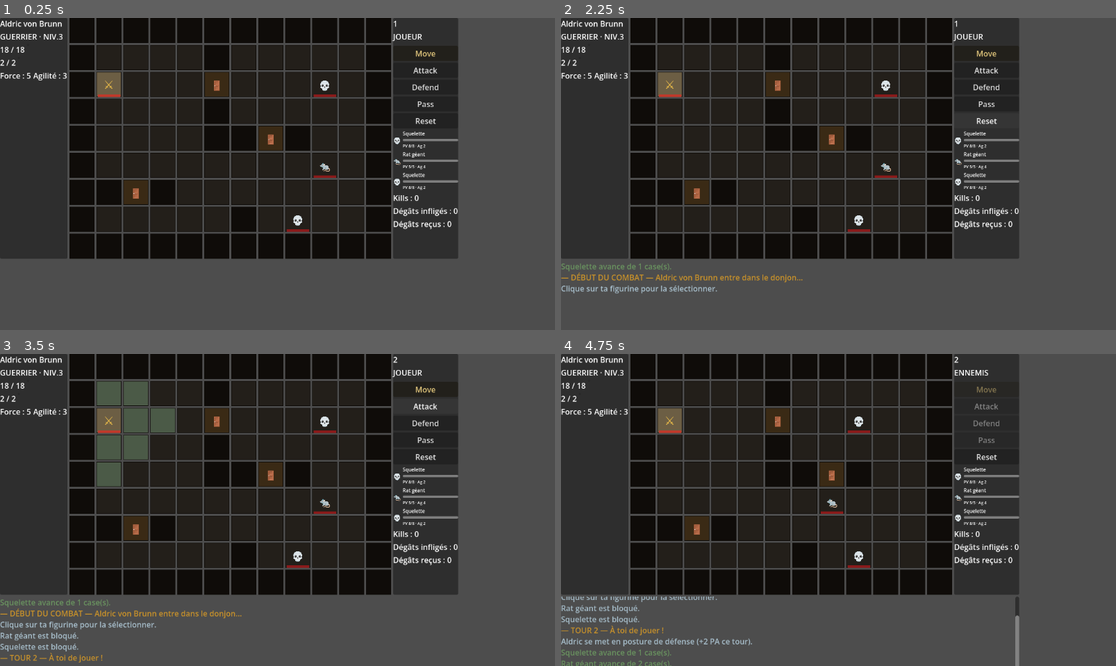
Above: before the commit, frames 1-4 (two rows, left to right).
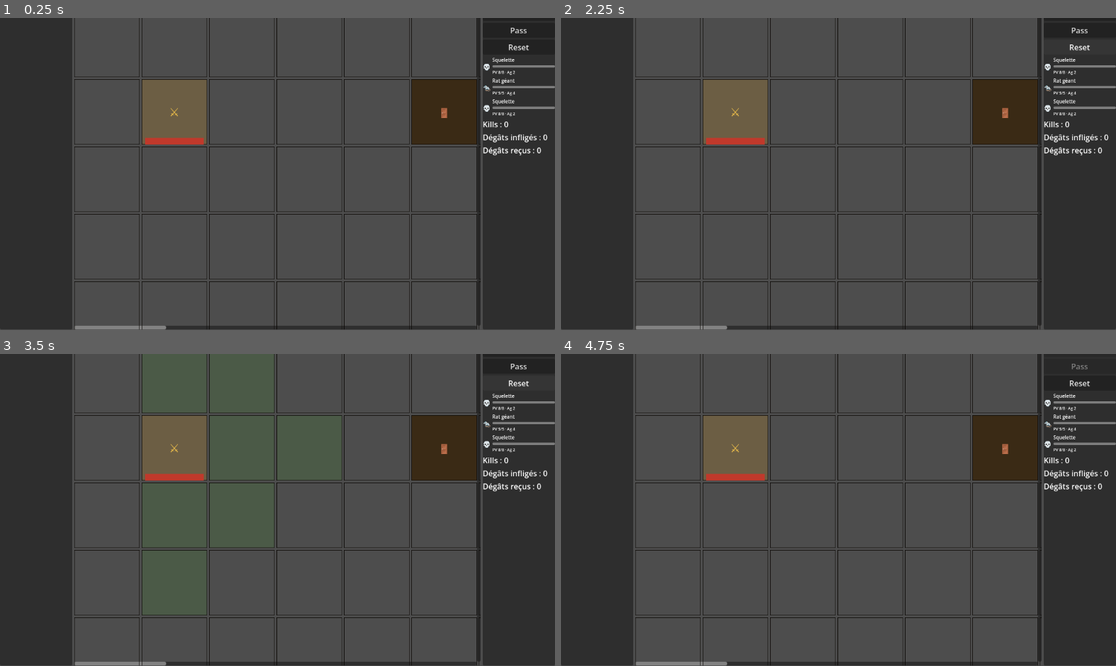
Above: after the commit, the same moments.

Repository: eternel7/telluris
Game: Godot game, scene res://scenes/CombatScene.tscn
Same seed, same stepped clock (60 frames per second), same inputs: the game is played once before the commit and once after it.
Inputs (mouse positions are in pixels of both pictures, inside the frame that each line leads up to):
- Up to frame 1 (0.25 s): no input
- Up to frame 2 (2.25 s): click "Move" (after the commit: "Reset") at 0.5 s; click "Pass" at 1.25 s; click "Reset" at 2 s
- Up to frame 3 (3.5 s): click "Attack" (after the commit: "Reset") at 2.75 s
- Up to frame 4 (4.75 s): click (988, 422) at 3.5 s, where only the run before the commit has a clickable "Defend"; click (1077, 366) at 4.25 s, where only the run after the commit has a clickable "Pass"

The runs differ from the first frame. In frame 1, 66% of the frame differs, in the area x 0-100%, y 0-100%; in frame 2, 66%; in frame 3, 64%; in frame 4, 66%.

Commit message:
battle_map.html

Diff:
--- a/scenes/CombatScene.tscn
+++ b/scenes/CombatScene.tscn
@@ -2,6 +2,8 @@
 
 [ext_resource type="Script" uid="uid://cs1kmp3vad4fn" path="res://scripts/combat_manager.gd" id="1_rx5ct"]
 [ext_resource type="Script" uid="uid://ylnkn6wcaqin" path="res://scripts/grid_renderer.gd" id="2_h7esm"]
+[ext_resource type="Script" uid="uid://c247oyco814x6" path="res://scripts/scroll_control.gd" id="3_42t48"]
+[ext_resource type="Texture2D" uid="uid://1l52lo4vqruj" path="res://ressources/maps/map01.jpg" id="3_h7esm"]
 [ext_resource type="Script" uid="uid://ygdvjm73avj4" path="res://scripts/hud.gd" id="3_yi6w0"]
 
 [node name="CombatScene" type="Node2D" unique_id=1084698163]
@@ -12,8 +14,6 @@
 [node name="GridRenderer" type="Node" parent="." unique_id=553350182]
 script = ExtResource("2_h7esm")
 manager_path = NodePath("../CombatManager")
-
-[node name="Camera2D" type="Camera2D" parent="." unique_id=1888878034]
 
 [node name="UI" type="CanvasLayer" parent="." unique_id=993142017]
 
@@ -51,14 +51,19 @@
 
 [node name="VBoxContainer" type="VBoxContainer" parent="UI" unique_id=2139817565]
 unique_name_in_owner = true
-offset_right = 40.0
-offset_bottom = 40.0
+anchors_preset = 15
+anchor_right = 1.0
+anchor_bottom = 1.0
+grow_horizontal = 2
+grow_vertical = 2
 
 [node name="HBoxLayout" type="HBoxContainer" parent="UI/VBoxContainer" unique_id=1405088573]
 z_index = 4
+custom_minimum_size = Vector2(0, 800)
 layout_mode = 2
 
 [node name="PanelLeft" type="PanelContainer" parent="UI/VBoxContainer/HBoxLayout" unique_id=132905092]
+custom_minimum_size = Vector2(150, 0)
 layout_mode = 2
 
 [node name="VBox" type="VBoxContainer" parent="UI/VBoxContainer/HBoxLayout/PanelLeft" unique_id=1154558008]
@@ -111,16 +116,41 @@
 layout_mode = 2
 text = "lbl_agi"
 
-[node name="GridArea" type="VBoxContainer" parent="UI/VBoxContainer/HBoxLayout" unique_id=264283390]
-layout_mode = 2
-
-[node name="GridContainer" type="GridContainer" parent="UI/VBoxContainer/HBoxLayout/GridArea" unique_id=317834108]
-unique_name_in_owner = true
-layout_mode = 2
+[node name="Scrollview" type="ScrollContainer" parent="UI/VBoxContainer/HBoxLayout" unique_id=621765433]
+custom_minimum_size = Vector2(600, 0)
+layout_mode = 2
+size_flags_horizontal = 3
+follow_focus = true
+scroll_hint_mode = 1
+script = ExtResource("3_42t48")
+
+[node name="Control" type="Control" parent="UI/VBoxContainer/HBoxLayout/Scrollview" unique_id=1703096668]
+clip_contents = true
+custom_minimum_size = Vector2(3780, 5740)
+layout_mode = 2
+size_flags_horizontal = 3
+size_flags_vertical = 3
+
+[node name="TextureRect" type="TextureRect" parent="UI/VBoxContainer/HBoxLayout/Scrollview/Control" unique_id=524172246]
+z_index = 1
+clip_contents = true
+layout_mode = 0
+mouse_filter = 2
+texture = ExtResource("3_h7esm")
+stretch_mode = 2
+
+[node name="GridContainer" type="GridContainer" parent="UI/VBoxContainer/HBoxLayout/Scrollview/Control" unique_id=317834108]
+unique_name_in_owner = true
+z_index = 3
+layout_mode = 0
+size_flags_horizontal = 4
+size_flags_vertical = 4
+localize_numeral_system = false
 accessibility_name = "GridContainer"
-columns = 12
+columns = 20
 
 [node name="PanelRight" type="PanelContainer" parent="UI/VBoxContainer/HBoxLayout" unique_id=1909390207]
+custom_minimum_size = Vector2(150, 0)
 layout_mode = 2
 
 [node name="VBox" type="VBoxContainer" parent="UI/VBoxContainer/HBoxLayout/PanelRight" unique_id=1417900568]
@@ -213,7 +243,7 @@
 unique_name_in_owner = true
 custom_minimum_size = Vector2(0, 150)
 layout_mode = 2
-size_flags_vertical = 8
+size_flags_vertical = 3
 bbcode_enabled = true
 scroll_following = true
 
--- a/scripts/grid_renderer.gd
+++ b/scripts/grid_renderer.gd
@@ -5,7 +5,7 @@
 extends Node
 
 # ── Couleurs (équivalent CSS variables) ──────────────────────
-const C_FLOOR       := Color(0.137, 0.122, 0.102)      # --stone2
+const C_FLOOR       := Color(0.0, 0.0, 0.0, 0.0)      # --stone2
 const C_WALL        := Color(0.059, 0.047, 0.035)      # mur sombre
 const C_DOOR        := Color(0.227, 0.165, 0.082)      # porte fermée
 const C_DOOR_OPEN   := Color(0.184, 0.133, 0.063, 0.6) # porte ouverte
@@ -21,9 +21,9 @@
 const C_HP_ENEMY    := Color(0.545, 0.102, 0.102)      # barre PV ennemi
 const C_HP_BG       := Color(0.067, 0.067, 0.067)      # fond barre PV
 
-const CELL_SIZE     : int = 52
-const COLS          : int = 12
-const ROWS          : int = 9
+const CELL_SIZE     : int = 136
+const COLS          : int = 27
+const ROWS          : int = 41
 
 # ── Références (à assigner depuis la scène) ──────────────────
 @export var manager_path : NodePath
@@ -122,8 +122,6 @@
 			# ── Couleur de fond ──────────────────────────────
 			var bg_color : Color
 			match tile:
-				CombatMap.TILE_WALL:
-					bg_color = C_WALL
 				CombatMap.TILE_DOOR:
 					bg_color = C_DOOR
 				CombatMap.TILE_OPEN:
--- /dev/null
+++ b/scripts/scroll_control.gd
@@ -0,0 +1,13 @@
+extends ScrollContainer
+
+var dragging = false
+
+func _gui_input(event):
+	if event is InputEventMouseButton:
+		if event.button_index == MOUSE_BUTTON_LEFT:
+			dragging = event.pressed
+
+	if event is InputEventMouseMotion and dragging:
+		# On soustrait le mouvement de la souris à la position actuelle du scroll
+		scroll_horizontal -= event.relative.x
+		scroll_vertical -= event.relative.y
Not shown, removed: StraightRoadPublicJPG.jpg.import
Not shown, added: export_presets.cfg
Renamed: StraightRoadPublicJPG.jpg -> map02.jpg
Not shown, added: ressources/battle_maps/map0001.jpg.import
Binary file added: ressources/battle_maps/map0002.jpg
Not shown, added: ressources/battle_maps/map0002.jpg.import
Binary file added: ressources/battle_maps/map0003.jpg
Binary file added: ressources/battle_maps/map0004.jpg
Binary file added: ressources/battle_maps/map0006.jpg
Binary file added: ressources/maps/australie.png
Binary file added: ressources/maps/islande.png
Binary file added: ressources/maps/italie.png
(and 17 more such lines)
